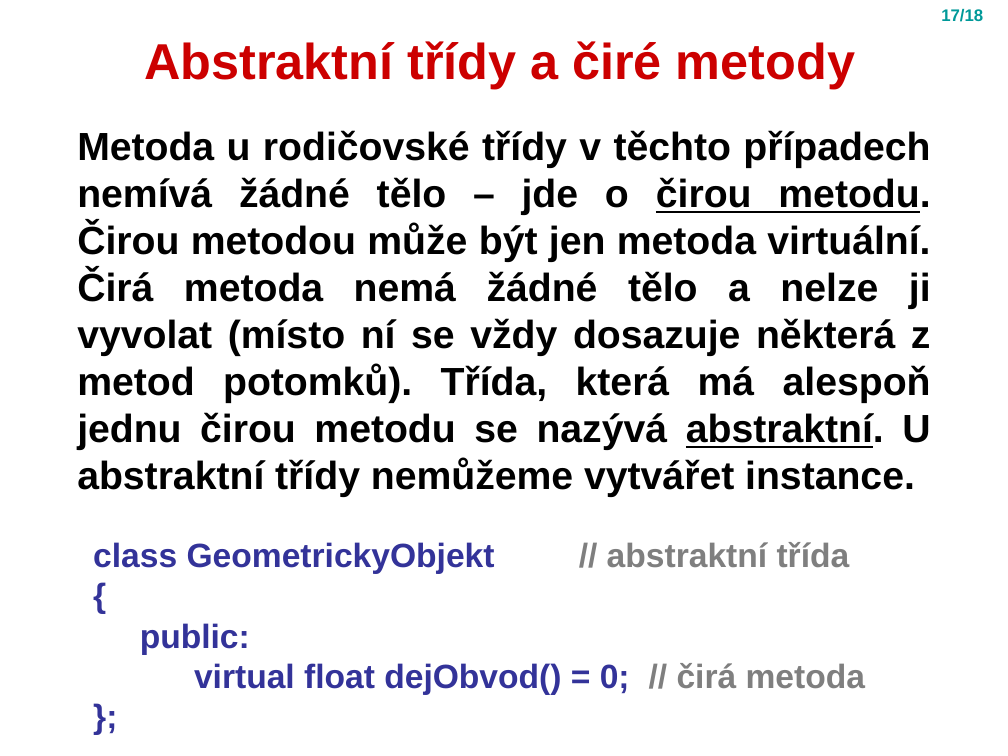
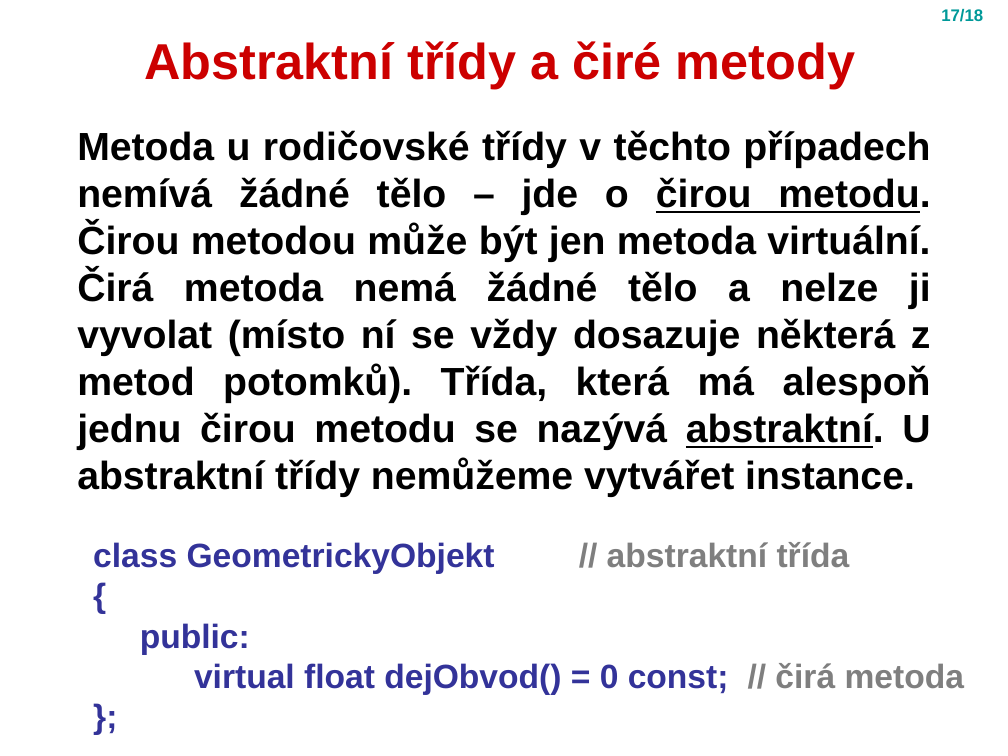
Before and after one commit to PavelPokornyCZ/Vyuka_AP5PC, a slide deck: slide 17 of Tyden_08/Polymorfismus.ppt. Drawn at 1008x756 pixels with LibreOffice and Linux fonts; fonts in the diff are those of the drawing. Boxes give left, top, right and bottom in pixels: in the first picture for what was removed or moved away, otherwise in the second. Text is boxed around its words. In the diff, an @@ line names an element or a change of style, - is before the commit and + after.

```diff
--- a/Tyden_08/Polymorfismus.ppt
+++ b/Tyden_08/Polymorfismus.ppt
@@ text at (194, 663, 964, 695): text changed @@
-virtual float dejObvod() = 0; // čirá metoda
+virtual float dejObvod() = 0 const; // čirá metoda
```
Also in this commit, not shown: 2 other slides changed.
